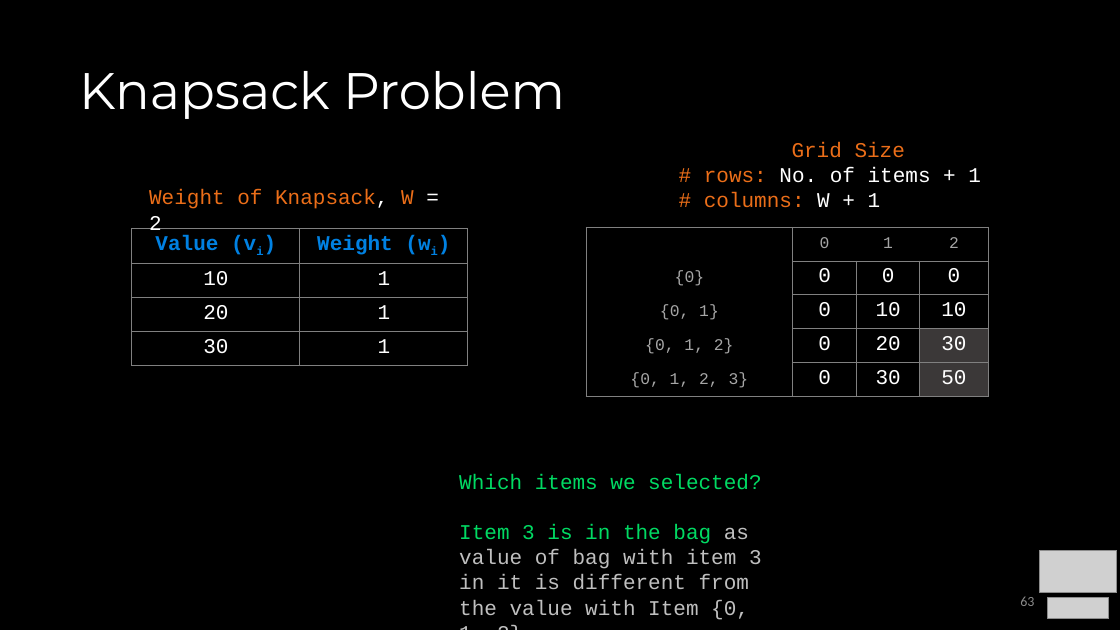
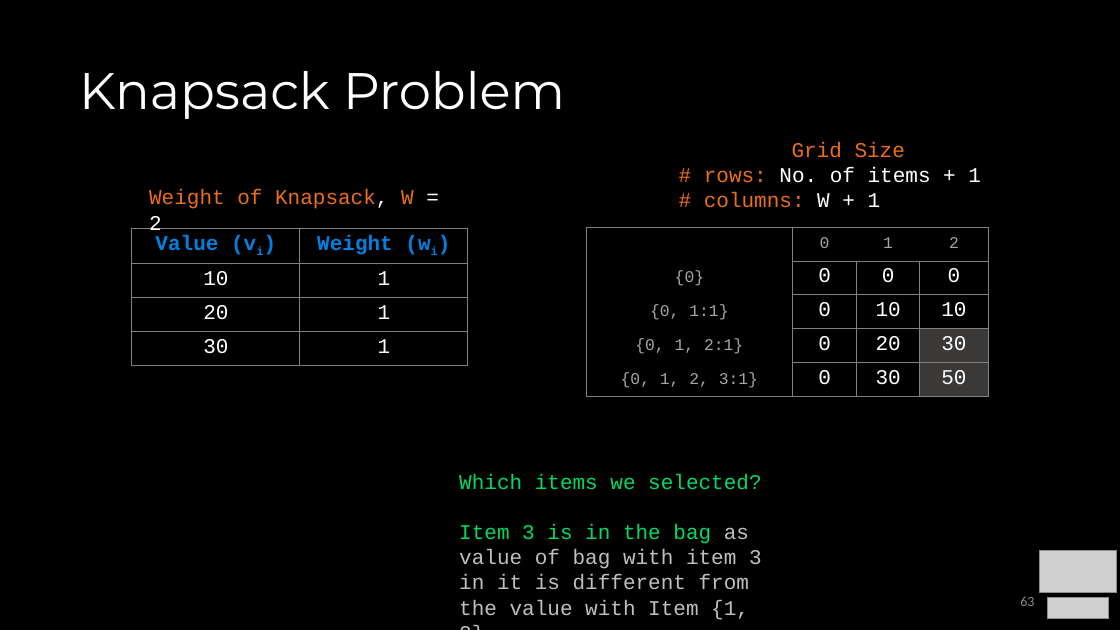
Before and after one commit to COP3530/Instructional-Content, a slide deck: slide 63 of Slides-PPT/9 - Algorithm Paradigms.pptx. Drawn at 1120x630 pixels with LibreOffice and Linux fonts; fonts in the diff are those of the drawing; grey boxes stand for pictures. Boxes give left, top, right and bottom in pixels: in the first picture for what was removed or moved away, otherwise in the second. Text is boxed around its words. In the diff, an @@ line names an element or a change of style, - is before the commit and + after.

```diff
--- a/Slides-PPT/9 - Algorithm Paradigms.pptx
+++ b/Slides-PPT/9 - Algorithm Paradigms.pptx
@@ table at <box>586,228,989,397</box> @@
-row 3, column 1: {0, 1}
+row 3, column 1: {0, 1:1}
-row 4, column 1: {0, 1, 2}
+row 4, column 1: {0, 1, 2:1}
-row 5, column 1: {0, 1, 2, 3}
+row 5, column 1: {0, 1, 2, 3:1}
@@ text at <box>459,524,762,620</box>: text changed @@
-Item 3 is in the bag as value of bag with item 3 in it is different from the value with Item {0, 1, 2}.
+Item 3 is in the bag as value of bag with item 3 in it is different from the value with Item {1, 2}.
```
Also in this commit, not shown: 10 other slides changed, 1 other file.
